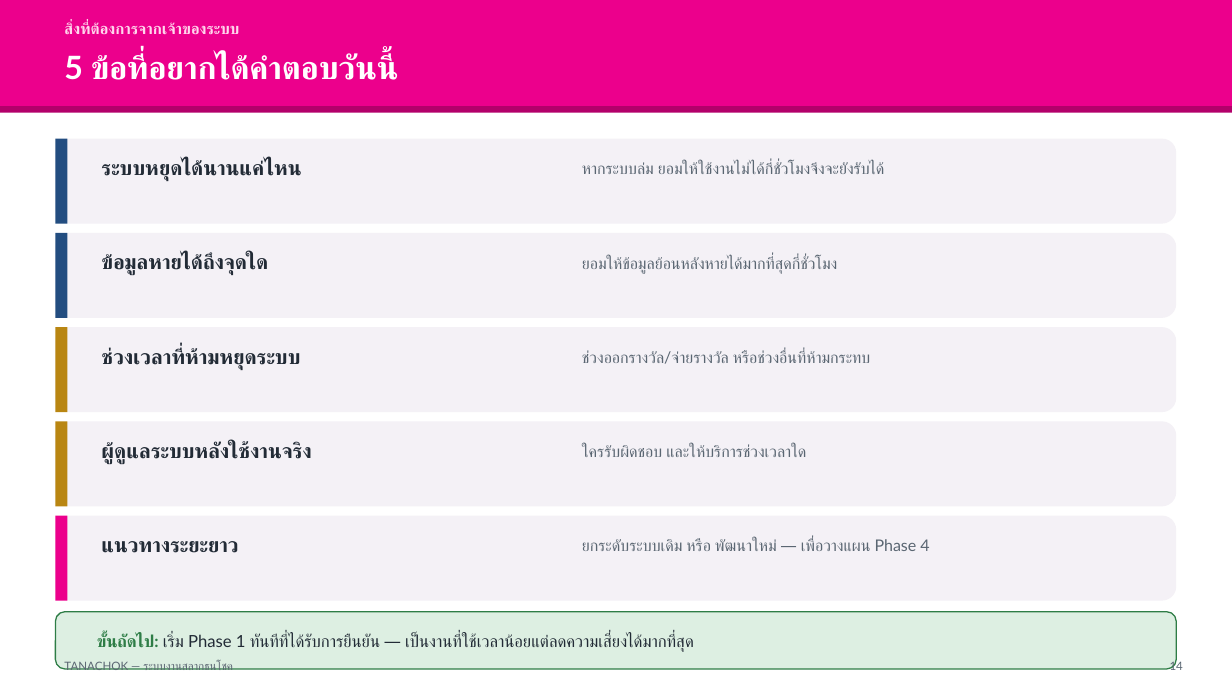
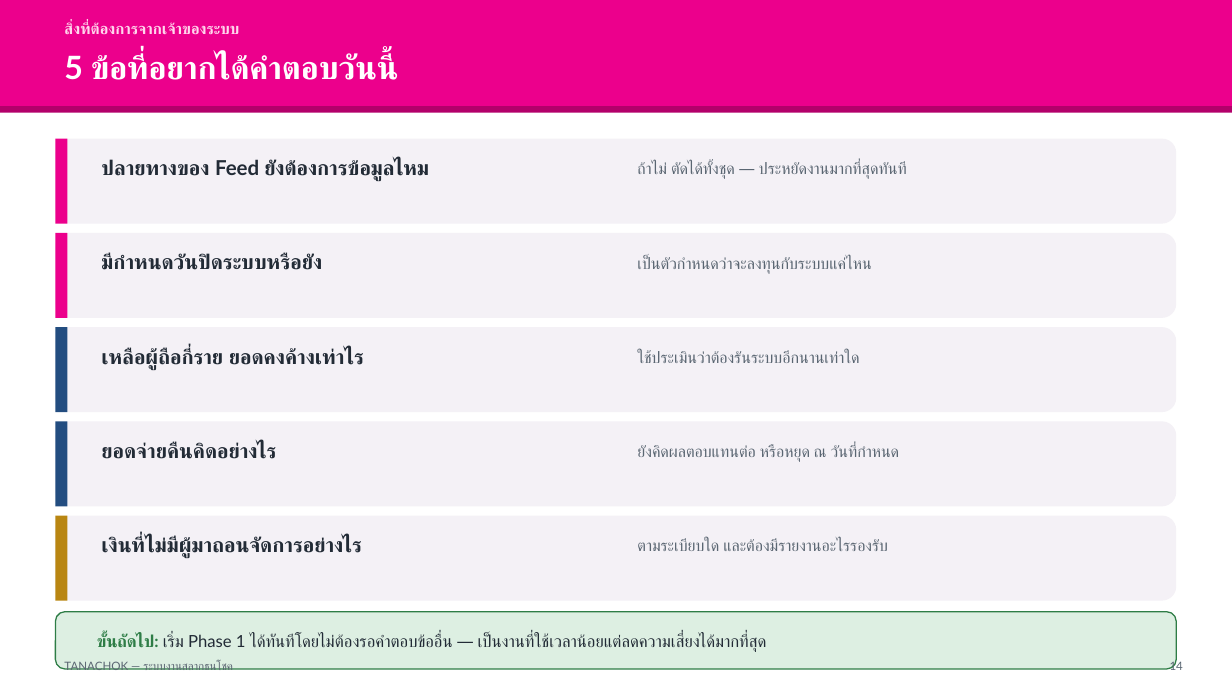
Before and after one commit to supachaitw/line-bot-images, a slide deck: slide 14 of docs/tanachok-production-slides.pptx. Drawn at 1232x693 pixels with LibreOffice and Linux fonts; fonts in the diff are those of the drawing. Boxes give left, top, right and bottom in pixels: in the first picture for what was removed or moved away, otherwise in the second. Text is boxed around its words. In the diff, an @@ line names an element or a change of style, - is before the commit and + after.

```diff
--- a/docs/tanachok-production-slides.pptx
+++ b/docs/tanachok-production-slides.pptx
@@ rectangle at (55, 139, 67, 224): fill #234D80 to #EC008C @@
@@ text at (101, 159, 429, 181): text changed @@
-ระบบหยุดได้นานแค่ไหน
+ปลายทางของ Feed ยังต้องการข้อมูลไหม
@@ text at (637, 161, 907, 179): text changed @@
-หากระบบล่ม ยอมให้ใช้งานไม่ได้กี่ชั่วโมงจึงจะยังรับได้
+ถ้าไม่ ตัดได้ทั้งชุด — ประหยัดงานมากที่สุดทันที
@@ rectangle at (55, 233, 67, 318): fill #234D80 to #EC008C @@
@@ text at (101, 253, 322, 270): text changed @@
-ข้อมูลหายได้ถึงจุดใด
+มีกำหนดวันปิดระบบหรือยัง
@@ text at (637, 256, 871, 274): text changed @@
-ยอมให้ข้อมูลย้อนหลังหายได้มากที่สุดกี่ชั่วโมง
+เป็นตัวกำหนดว่าจะลงทุนกับระบบแค่ไหน
@@ rectangle at (55, 327, 67, 412): fill #B98612 to #234D80 @@
@@ text at (101, 348, 364, 370): text changed @@
-ช่วงเวลาที่ห้ามหยุดระบบ
+เหลือผู้ถือกี่ราย ยอดคงค้างเท่าไร
@@ text at (637, 350, 859, 363): text changed @@
-ช่วงออกรางวัล/จ่ายรางวัล หรือช่วงอื่นที่ห้ามกระทบ
+ใช้ประเมินว่าต้องรันระบบอีกนานเท่าใด
@@ rectangle at (55, 421, 67, 506): fill #B98612 to #234D80 @@
@@ text at (101, 442, 276, 459): text changed @@
-ผู้ดูแลระบบหลังใช้งานจริง
+ยอดจ่ายคืนคิดอย่างไร
@@ text at (637, 444, 900, 462): text changed @@
-ใครรับผิดชอบ และให้บริการช่วงเวลาใด
+ยังคิดผลตอบแทนต่อ หรือหยุด ณ วันที่กำหนด
@@ rectangle at (55, 516, 67, 601): fill #EC008C to #B98612 @@
@@ text at (101, 536, 362, 558): text changed @@
-แนวทางระยะยาว
+เงินที่ไม่มีผู้มาถอนจัดการอย่างไร
@@ text at (637, 538, 888, 551): text changed @@
-ยกระดับระบบเดิม หรือ พัฒนาใหม่ — เพื่อวางแผน Phase 4
+ตามระเบียบใด และต้องมีรายงานอะไรรองรับ
@@ text at (97, 634, 767, 652): text changed @@
-ขั้นถัดไป: เริ่ม Phase 1 ทันทีที่ได้รับการยืนยัน — เป็นงานที่ใช้เวลาน้อยแต่ลดความเสี่ยงได้มากที่สุด
+ขั้นถัดไป: เริ่ม Phase 1 ได้ทันทีโดยไม่ต้องรอคำตอบข้ออื่น — เป็นงานที่ใช้เวลาน้อยแต่ลดความเสี่ยงได้มากที่สุด
```
Also in this commit, not shown: 6 other slides changed, 7 slides added, 7 slides removed, 9 other files.
